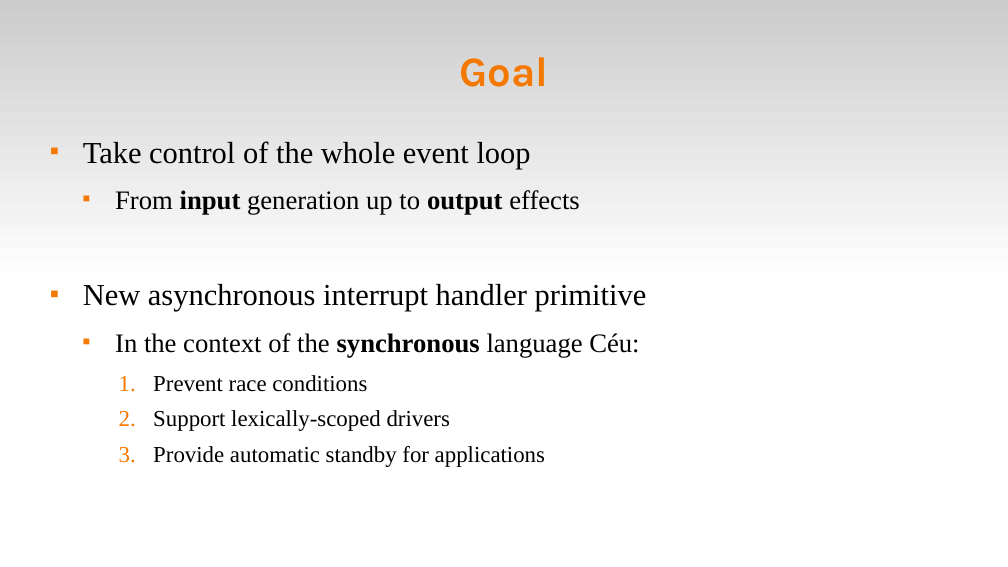
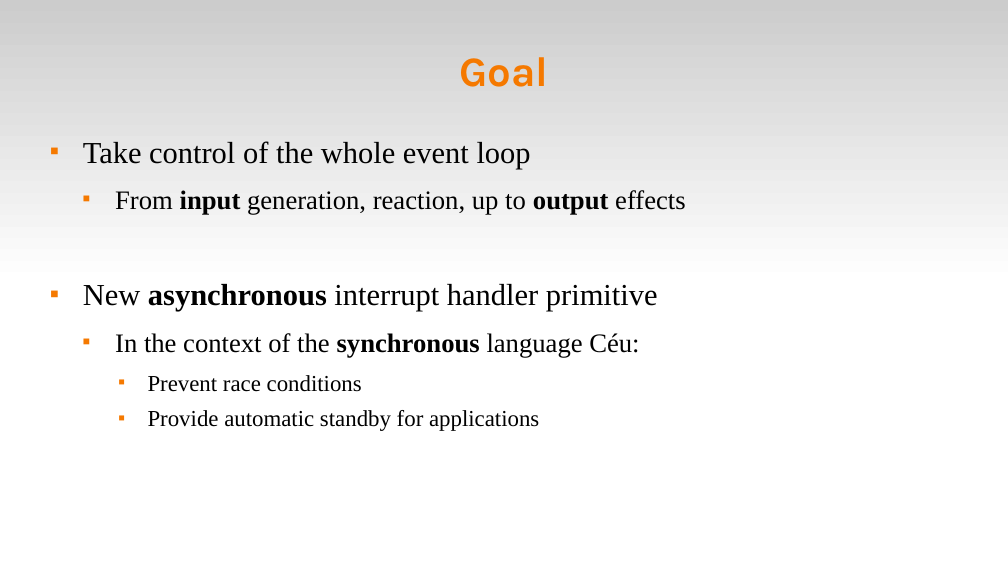
Before and after one commit to fsantanna-no/rebls-isrs-18, a slide deck: slide 5 of ceu-rebls-isrs-18.odp (slide 6 before the commit). Drawn at 1008x567 pixels with LibreOffice and Linux fonts; fonts in the diff are those of the drawing. Boxes give left, top, right and bottom in pixels: in the first picture for what was removed or moved away, otherwise in the second. Text is boxed around its words. In the diff, an @@ line names an element or a change of style, - is before the commit and + after.

```diff
--- a/ceu-rebls-isrs-18.odp
+++ b/ceu-rebls-isrs-18.odp
@@ text at (115, 190, 686, 215): text changed @@
-  ■ From input generation up to output effects
+  ■ From input generation, reaction, up to output effects
@@ text at (83, 284, 658, 431): bold on in "asynchronous"; bullet 1. to ■ @@
@@ text at (153, 410, 450, 431): paragraph removed @@
-    2. Support lexically-scoped drivers
```
Also in this commit, not shown: 7 other slides changed, 1 other file.
